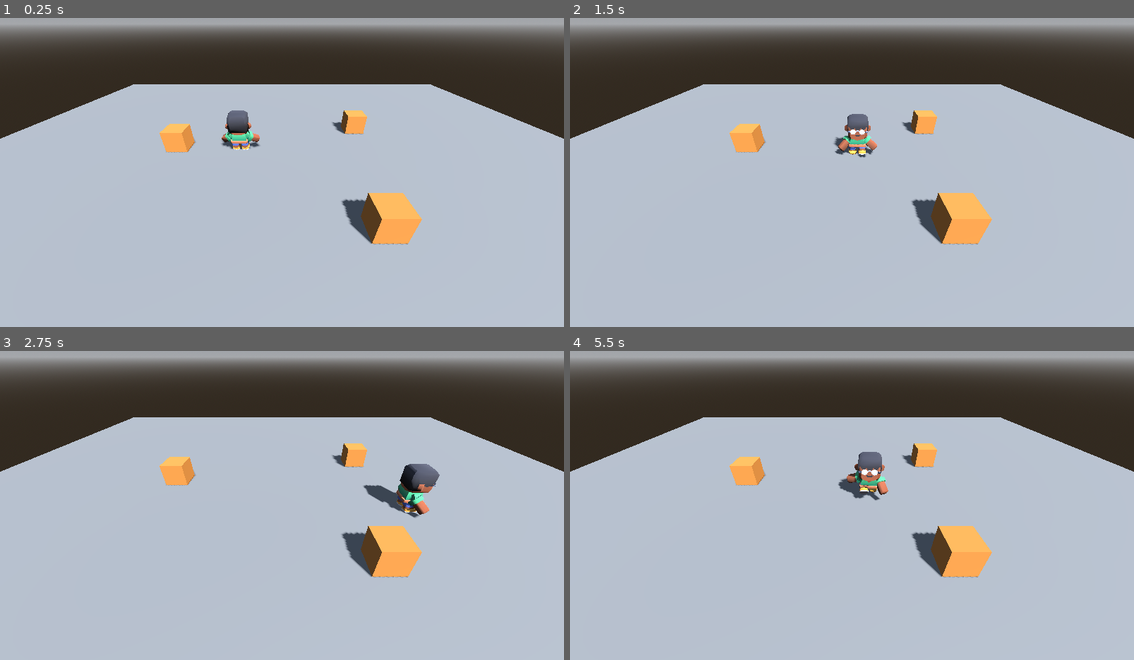
Above: before the commit, frames 1-4 (two rows, left to right).
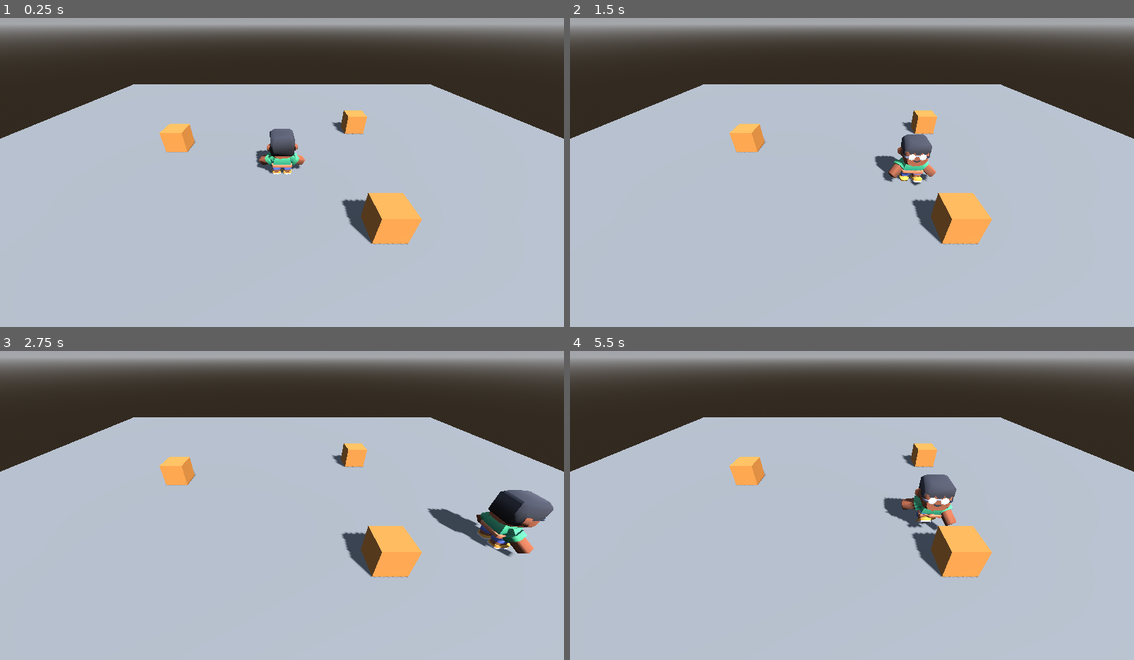
Above: after the commit, the same moments.

Repository: Kirakikiki/Ecos-de-la-madrugada
Game: Godot game, scene res://main.tscn
Two runs of this game, one before a commit and one after it. Both use one fixed random seed, a clock stepped at 60 frames per second and the inputs below.
Inputs:
- Up to frame 1 (0.25 s): no input
- Up to frame 2 (1.5 s): hold D (move_right) 0.53-1.28 s; tap E (interactuar, bound only after the commit) at 0.6 s; hold S (move_down) from 1.28 s (still down); tap Shift (correr) at 1.35 s
- Up to frame 3 (2.75 s): tap E (interactuar, bound only after the commit) at 1.55, 2.3 s; release S (move_down) at 2.03 s; hold D (move_right) from 2.03 s (still down); tap Ctrl (rodar) at 2.1 s
- Up to frame 4 (5.5 s): release D (move_right) at 2.78 s; hold W (move_up) 2.78-3.53 s; tap Q (silencio) at 2.85 s; tap E (interactuar, bound only after the commit) at 3.05, 3.6, 4.35, 5.3 s; hold A (move_left) 3.53-5.03 s; hold S (move_down) from 5.03 s (still down); hold Shift (correr) from 5.03 s (still down)

The runs differ from the first frame. In frame 1, 1.4% of the frame differs, in the area x 39-55%, y 29-51%; in frame 2, 1.8%; in frame 3, 3.5%, in the area x 64-99%, y 36-67%; in frame 4, 2.3%.

Commit message:
T8 N2 - Tarea B - interactuar con alcance

Diff:
--- a/interactuar.gd
+++ b/interactuar.gd
@@ -1,19 +1,23 @@
 extends Node
+
+@export var tecla = "interactuar"
+@export var alcance = 1.5
 @onready var pj = get_parent()
 
 func _physics_process(delta):
-	if Engine.get_physics_frames() % 30 == 0:
+	if Input.is_action_just_pressed(tecla):
 		var obj = mas_cercano()
 		if obj == null:
-			print("no hay nada en el grupo interactivos")
+			print("nada a menos de ", alcance, " m")
 		else:
-			var d = snapped(distancia_a(obj), 0.01)
-			print("más cercano: ", obj.name, " a ", d, " m")
+			var d = snappedf(distancia_a(obj), 0.01)
+			print("interactúa con ", obj.name, " a ", d, " m")
 
 func  mas_cercano():
 	var mejor = null
 	for obj in get_tree().get_nodes_in_group("interactivos"):
-		if mejor == null or distancia_a(obj) < distancia_a(mejor):
+		var d = distancia_a(obj)
+		if d <= alcance and (mejor == null or d < distancia_a(mejor)):
 			mejor = obj
 	return mejor
 
--- a/main.tscn
+++ b/main.tscn
@@ -52,7 +52,7 @@
 
 [node name="Cajas" type="Node3D" parent="." unique_id=519865759]
 
-[node name="Caja1" type="StaticBody3D" parent="Cajas" unique_id=832151893]
+[node name="Caja1" type="StaticBody3D" parent="Cajas" unique_id=832151893 groups=["interactivos"]]
 transform = Transform3D(1, 0, 0, 0, 1, 0, 0, 0, 1, 4, 0.5, -4)
 
 [node name="MeshInstance3D" type="MeshInstance3D" parent="Cajas/Caja1" unique_id=1632765414]
@@ -62,7 +62,7 @@
 [node name="CollisionShape3D" type="CollisionShape3D" parent="Cajas/Caja1" unique_id=1742916409]
 shape = SubResource("CajaForma")
 
-[node name="Caja2" type="StaticBody3D" parent="Cajas" unique_id=245110705 groups=["interactivos"]]
+[node name="Caja2" type="StaticBody3D" parent="Cajas" unique_id=245110705]
 transform = Transform3D(1, 0, 0, 0, 1, 0, 0, 0, 1, -5, 0.5, -2)
 
 [node name="MeshInstance3D" type="MeshInstance3D" parent="Cajas/Caja2" unique_id=2100116867]
@@ -86,7 +86,6 @@
 transform = Transform3D(1, 0, 0, 0, 0.819152, 0.573576, 0, -0.573576, 0.819152, 0, 5, 7)
 
 [node name="Personaje" type="CharacterBody3D" parent="." unique_id=497052065 node_paths=PackedStringArray("camara")]
-transform = Transform3D(1, 0, 0, 0, 1, 0, 0, 0, 1, -2, 0, -2)
 script = ExtResource("1_pj")
 camara = NodePath("../Camera3D")
 speed_correr = 3.0
@@ -106,3 +105,4 @@
 
 [node name="Interactuar" type="Node" parent="Personaje" unique_id=1975657850]
 script = ExtResource("5_lquwl")
+alcance = 2.0
--- a/project.godot
+++ b/project.godot
@@ -60,6 +60,11 @@
 "events": [Object(InputEventKey,"resource_local_to_scene":false,"resource_name":"","device":-1,"window_id":0,"alt_press …(192 unchanged characters)…
 ]
 }
+interactuar={
+"deadzone": 0.2,
+"events": [Object(InputEventKey,"resource_local_to_scene":false,"resource_name":"","device":-1,"window_id":0,"alt_pressed":false,"shift_pressed":false,"ctrl_pressed":false,"meta_pressed":false,"pressed":false,"keycode":0,"physical_keycode":69,"key_label":0,"unicode":101,"location":0,"echo":false,"script":null)
+]
+}
 
 [physics]
 
